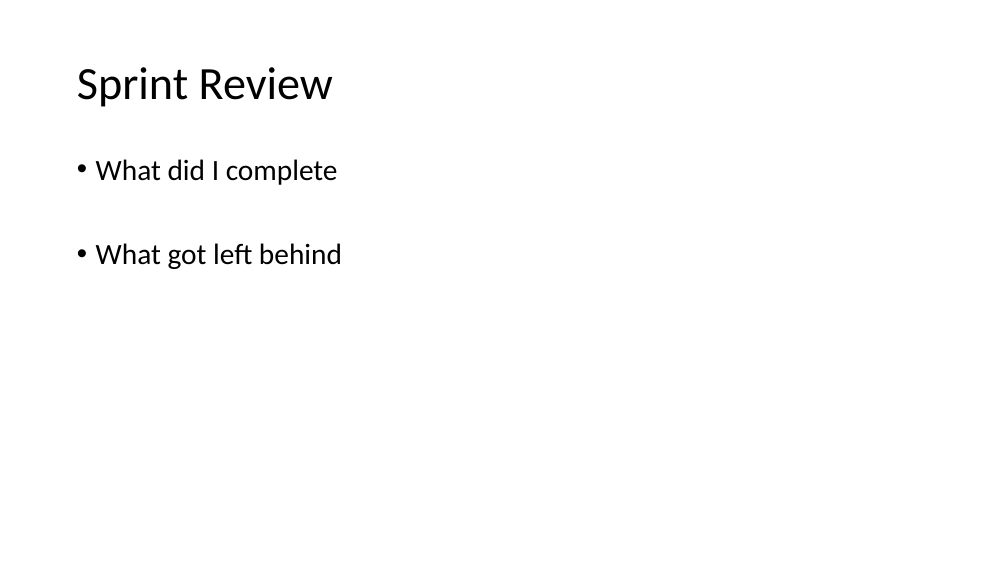
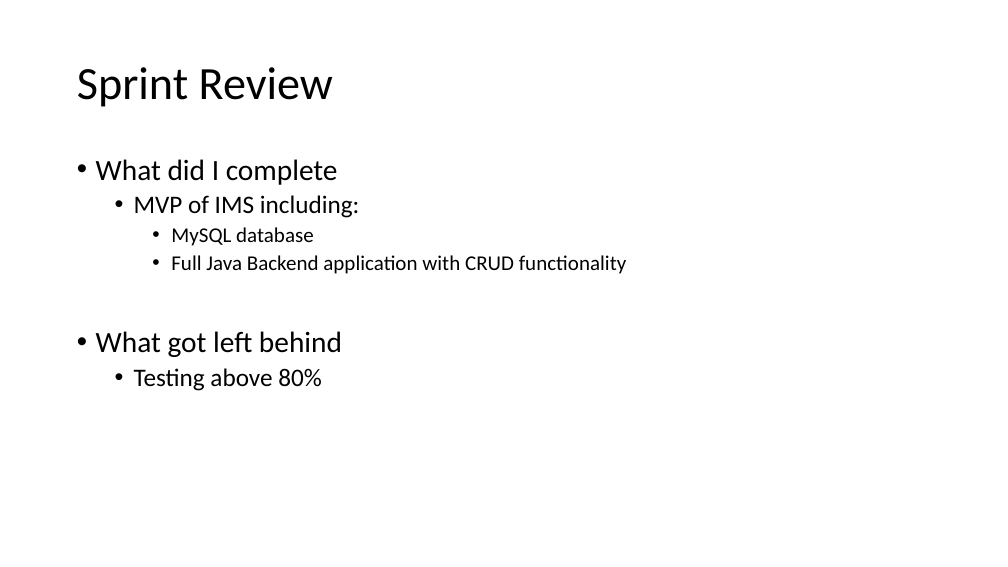
Before and after one commit to aliktb/IMS-Starter, a slide deck: slide 14 of Documentation/IMS Project.pptx. Drawn at 1008x567 pixels with LibreOffice and Linux fonts; fonts in the diff are those of the drawing. Boxes give left, top, right and bottom in pixels: in the first picture for what was removed or moved away, otherwise in the second. Text is boxed around its words. In the diff, an @@ line names an element or a change of style, - is before the commit and + after.

```diff
--- a/Documentation/IMS Project.pptx
+++ b/Documentation/IMS Project.pptx
@@ text at (x1=134, y1=195, x2=626, y2=274): paragraphs added @@
+  • MVP of IMS including:
+    • MySQL database
+    • Full Java Backend application with CRUD functionality
@@ text at (x1=134, y1=368, x2=322, y2=391): paragraph added @@
+  • Testing above 80%
```
Also in this commit, not shown: 2 other slides changed, 2 other files.
